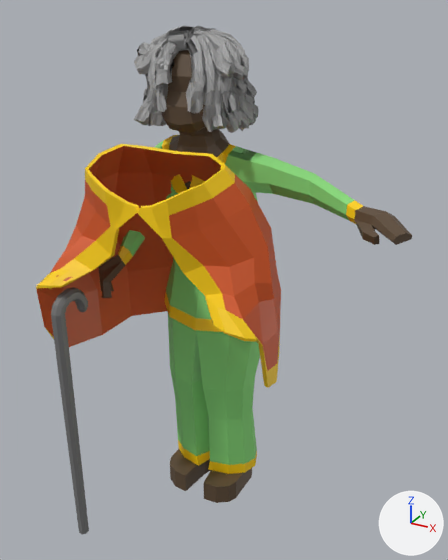
The FBX model Assets/Imports/Character/gran_model.fbx: old version first, new version second.
Rendered twice from a 50 mm camera at (0.952, -1.629, 1.64) aimed at (0.107, -0.092, 0.872). The axes (+X, +Y, +Z) are drawn at lower right. The lights are the same throughout. Where no turn or scale is listed for an object, it has been applied to the vertices. Vertices at the same position are counted once.

The scene before the commit, as lines of its bpy script (objects in view):
```python
me_mesh = bpy.data.meshes.new('Mesh')
me_mesh.from_pydata(...)  # 5456 vertices, 10165 faces; spans x -0.3..0.67, y -0.27..0.25, z 0.0..1.6
# faces by material slot: [276, 193, 116, 4, 9576]
me_mesh.materials.append(mat_skin)  # brown #5c4935
me_mesh.materials.append(mat_cloth)  # green #89db7a
me_mesh.materials.append(mat_cloth2)  # yellow #ffd200
me_mesh.materials.append(mat_cape)  # orange #d5561c
me_mesh.materials.append(mat_hair)  # grey #a1a1a1
me_mesh_001 = bpy.data.meshes.new('Mesh.001')
me_mesh_001.from_pydata(...)  # 96 vertices, 90 faces; spans x -0.018..0.018, y -0.069..0.069, z -0.442..0.442
me_mesh_001.materials.append(mat_cane)  # grey #727272
me_mesh_002 = bpy.data.meshes.new('Mesh.002')
me_mesh_002.from_pydata(...)  # 248 vertices, 255 faces; spans x -30.0..30.0, y -33.0..33.0, z -26.3..24.1
# faces by material slot: [98, 157]
me_mesh_002.materials.append(mat_cloth2)  # yellow #ffd200
me_mesh_002.materials.append(mat_cape)  # orange #d5561c
ob_cane = bpy.data.objects.new('Cane', me_mesh_001)
ob_cane.location = (-0.241, -0.404, 0.445)
ob_cape = bpy.data.objects.new('Cape', me_mesh_002)
ob_cape.parent = ob_cape1
ob_cape.location = (0.561, 93.56, -3.534)
ob_cape.rotation_euler = (0.0331, 0.0208, -0.000878)  # degrees (1.9, 1.2, -0.1)
ob_cape.scale = (1.14, 1.0, 1.04)
ob_cape1 = bpy.data.objects.new('cape1', None)
ob_cape1.location = (0.0, -0.243, 0.0162)
ob_cape1.rotation_euler = (1.571, 0.0, 0.0)  # degrees (90, 0, 0)
ob_cape1.scale = (0.01, 0.01, 0.01)
ob_gran = bpy.data.objects.new('Gran', me_mesh)
ob_gran.location = (0.0, 0.0, 0.0)
```
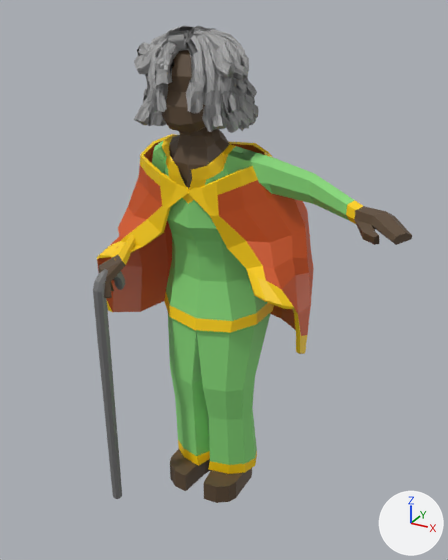
ob_cape1 is not drawn itself; it is the parent of ob_cape.

What differs and where, as boxes [x1, y1, x2, y2] in the pictures (448 x 560 px; the box of a moved part takes in the faces that stretch with it):
'Cape', reshaped, moved, rescaled, turned: before [36, 144, 281, 388]; after [97, 134, 314, 354]
'Cane', moved: before [51, 287, 89, 534]; after [93, 269, 125, 499]
part 1 of me_mesh, moved or reshaped: before [118, 230, 145, 265]; after [118, 152, 165, 265]
part 2 of me_mesh_002, moved or reshaped: before [36, 225, 281, 388]; after [97, 207, 311, 354]

The change, as a diff of the scene's bpy script:
```diff
--- a/Assets/Imports/Character/gran_model.fbx.py
+++ b/Assets/Imports/Character/gran_model.fbx.py
@@ me_mesh @@
 me_mesh.from_pydata(...)  # 5456 vertices, 10165 faces; spans x -0.3..0.67, y -0.27..0.25, z 0.0..1.6
 # used by ob_gran; location = (0.0, 0.0, 0.0)
+# me_mesh part 1: 24 of the vertices in x -0.26..-0.13, y -0.16..0.05, z 0.9..1.18 are scaled about their middle by (0.389, 0.379, 0.383)
 me_mesh.materials.append(mat_skin)
@@ me_mesh_002 @@
 # used by ob_cape; parent = ob_cape1; location = (0.561, 93.56, -3.534); rotation_euler = (0.0331, 0.0208, -0.000878), in degrees (1.9, 1.2, -0.1); scale = (1.14, 1.0, 1.04)
-me_mesh_002.from_pydata(...)  # 248 vertices, 255 faces; spans x -30.0..30.0, y -33.0..33.0, z -26.3..24.1
+me_mesh_002.from_pydata(...)  # 248 vertices, 255 faces; spans x -30.0..30.0, y -32.5..33.0, z -21.6..23.0
+# me_mesh_002 part 2: 75 of 248 vertices moved; they spanned x -30.0..29.2, y -33.0..3.1, z -26.3..24.1 and now span x -30.0..29.2, y -32.5..2.5, z -21.6..20.6; mean shift (0.1, -0.3, 0.5); largest move (0.0, -28.1, -26.3) -> (0.0, -30.9, -20.9)
 me_mesh_002.materials.append(mat_cloth2)
@@ ob_cape1 @@
 ob_cape1 = bpy.data.objects.new('cape1', None)
-ob_cape1.location = (0.0, -0.243, 0.0162)
+ob_cape1.location = (0.0, 0.0, 0.0)
 ob_cape1.rotation_euler = (1.571, 0.0, 0.0)  # degrees (90, 0, 0)
@@ ob_cane @@
 ob_cane = bpy.data.objects.new('Cane', me_mesh_001)
-ob_cane.location = (-0.241, -0.404, 0.445)
+ob_cane.location = (-0.244, -0.215, 0.444)
@@ ob_cape @@
 ob_cape.parent = ob_cape1
-ob_cape.location = (0.561, 93.56, -3.534)
-ob_cape.rotation_euler = (0.0331, 0.0208, -0.000878)  # degrees (1.9, 1.2, -0.1)
-ob_cape.scale = (1.14, 1.0, 1.04)
+ob_cape.location = (0.561, 93.56, -4.658)
+ob_cape.scale = (1.16, 1.0, 1.07)
```
